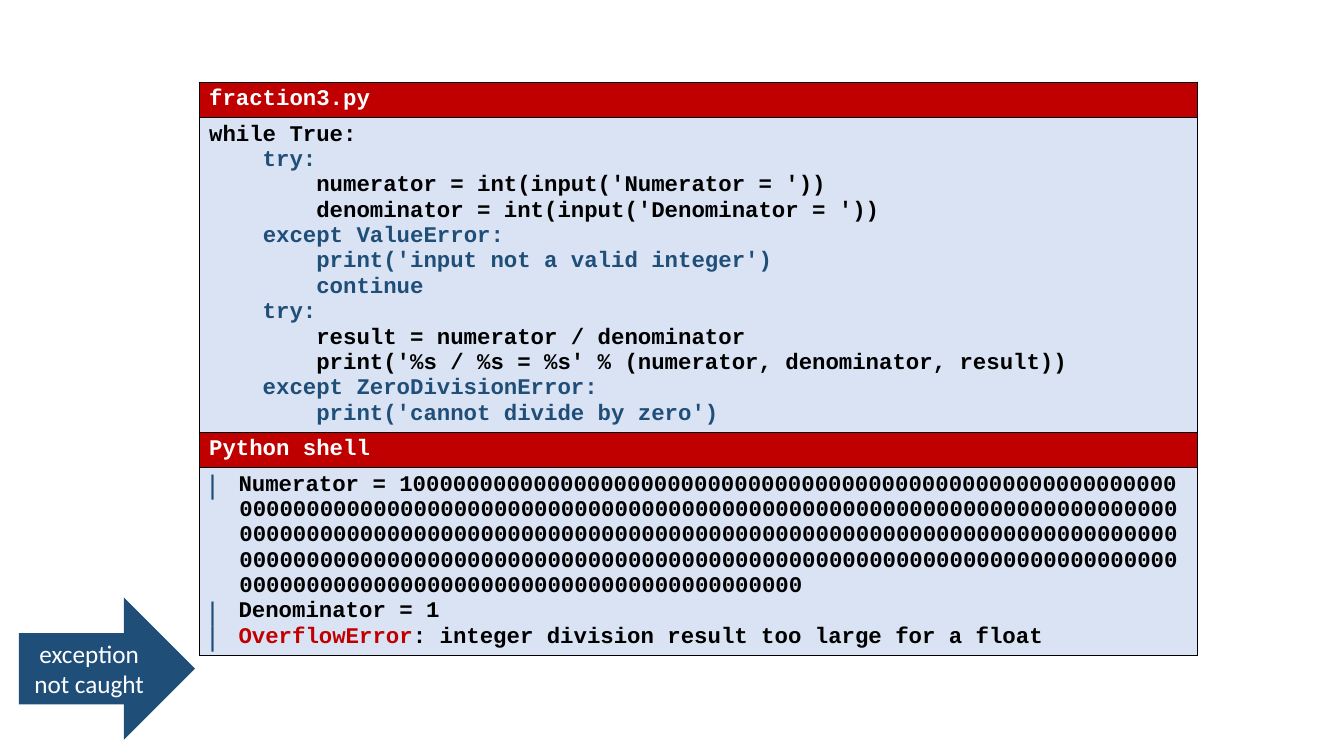
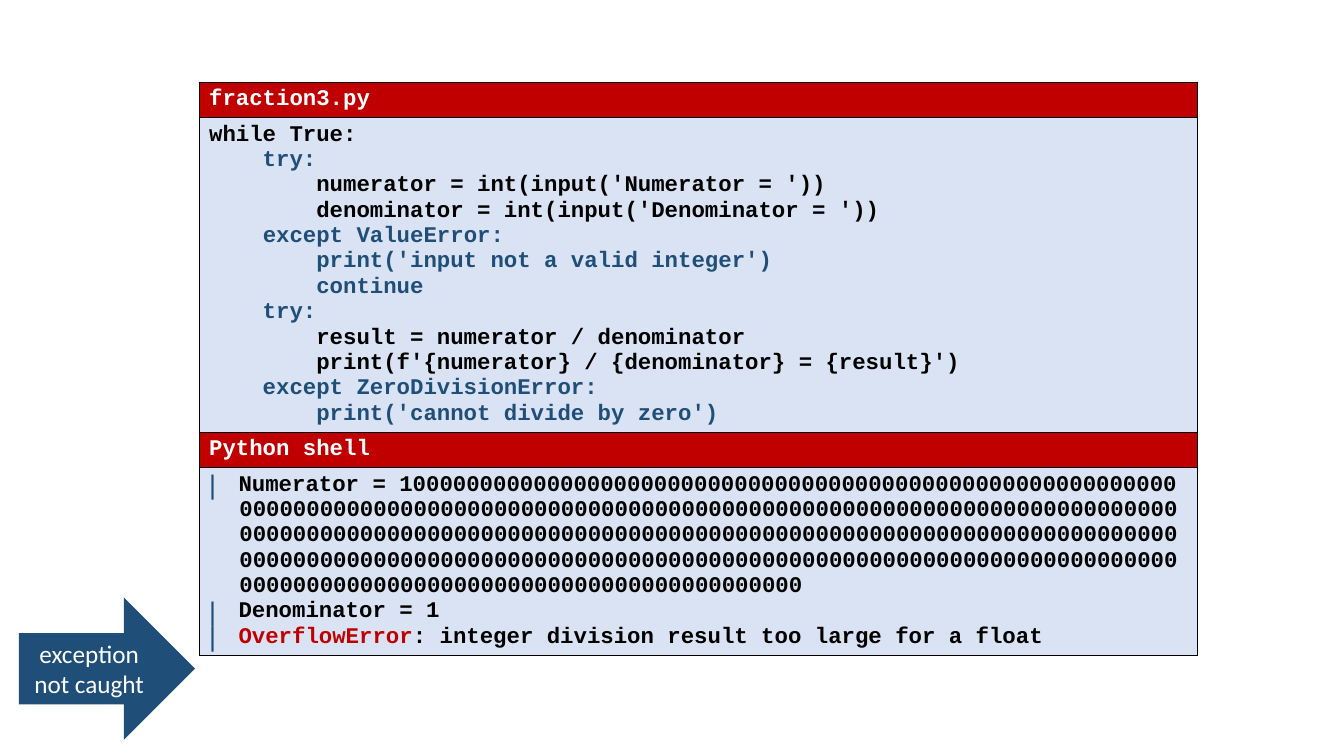
Before and after one commit to gsbrodal/gsbrodal.github.io, a slide deck: slide 8 of ipsa/slides/exceptions.pptx. Drawn at 1344x756 pixels with LibreOffice and Linux fonts; fonts in the diff are those of the drawing. Boxes give left, top, right and bottom in pixels: in the first picture for what was removed or moved away, otherwise in the second. Text is boxed around its words. In the diff, an @@ line names an element or a change of style, - is before the commit and + after.

```diff
--- a/ipsa/slides/exceptions.pptx
+++ b/ipsa/slides/exceptions.pptx
@@ table at (199, 82, 1197, 687) @@
-row 2, column 1: while True: / try: / numerator = int(input('Numerator = ')) / denominator = int(input('Denominator = ')) / except ValueError: / print('input not a valid integer') / continue / try: / result = numerator / denominator / print('%s / %s = %s' % (numerator, denominator, result)) / except ZeroDivisionError: / print('cannot divide by zero')
+row 2, column 1: while True: / try: / numerator = int(input('Numerator = ')) / denominator = int(input('Denominator = ')) / except ValueError: / print('input not a valid integer') / continue / try: / result = numerator / denominator / print(f'{numerator} / {denominator} = {result}') / except ZeroDivisionError: / print('cannot divide by zero')
```
Also in this commit, not shown: 12 other slides changed, 12 other files.
